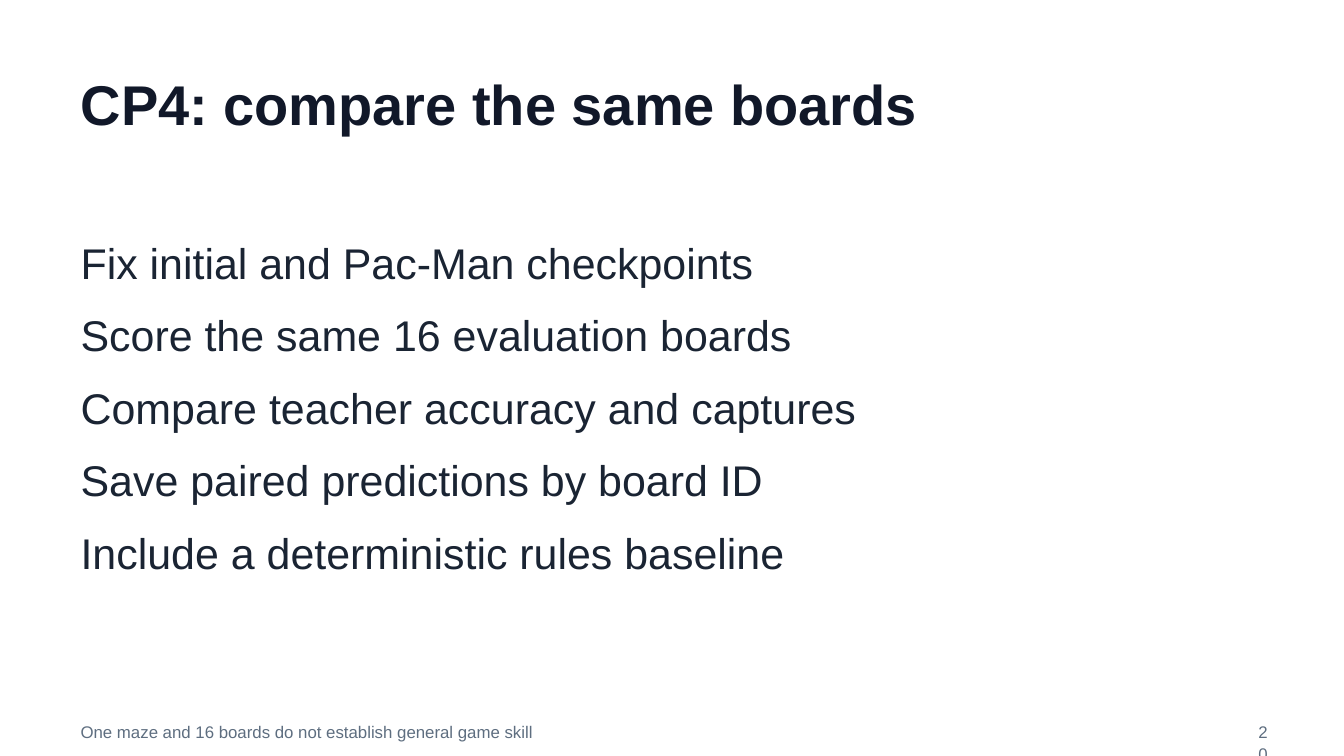
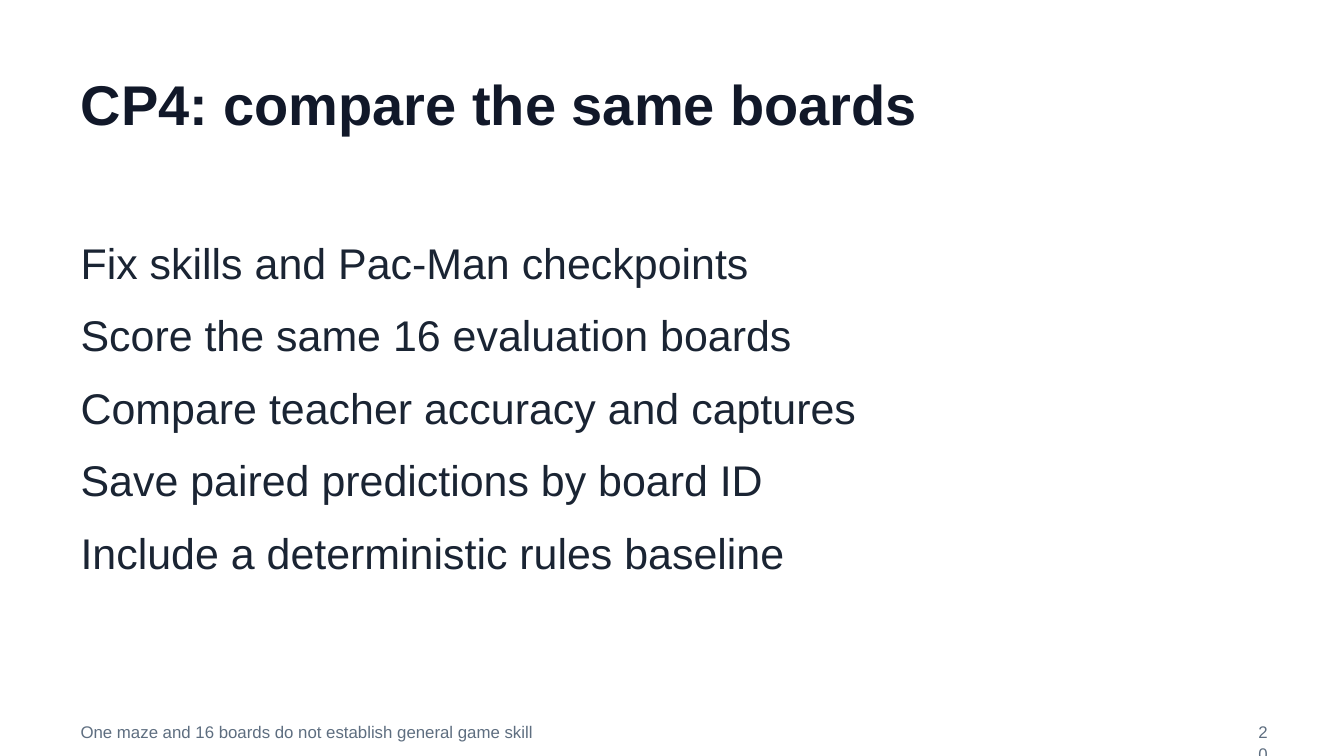
Before and after one commit to huixu11/QPlusLearning, a slide deck: slide 20 of labs/lab-01-kev-pacman/slides/pacman-lab.pptx. Drawn at 1344x756 pixels with LibreOffice and Linux fonts; fonts in the diff are those of the drawing. Boxes give left, top, right and bottom in pixels: in the first picture for what was removed or moved away, otherwise in the second. Text is boxed around its words. In the diff, an @@ line names an element or a change of style, - is before the commit and + after.

```diff
--- a/labs/lab-01-kev-pacman/slides/pacman-lab.pptx
+++ b/labs/lab-01-kev-pacman/slides/pacman-lab.pptx
@@ text at [81,248,749,287]: text changed @@
-Fix initial and Pac-Man checkpoints
+Fix skills and Pac-Man checkpoints
```
Also in this commit, not shown: 6 other slides changed, 1 slide added, 1 slide removed, 21 other files.
